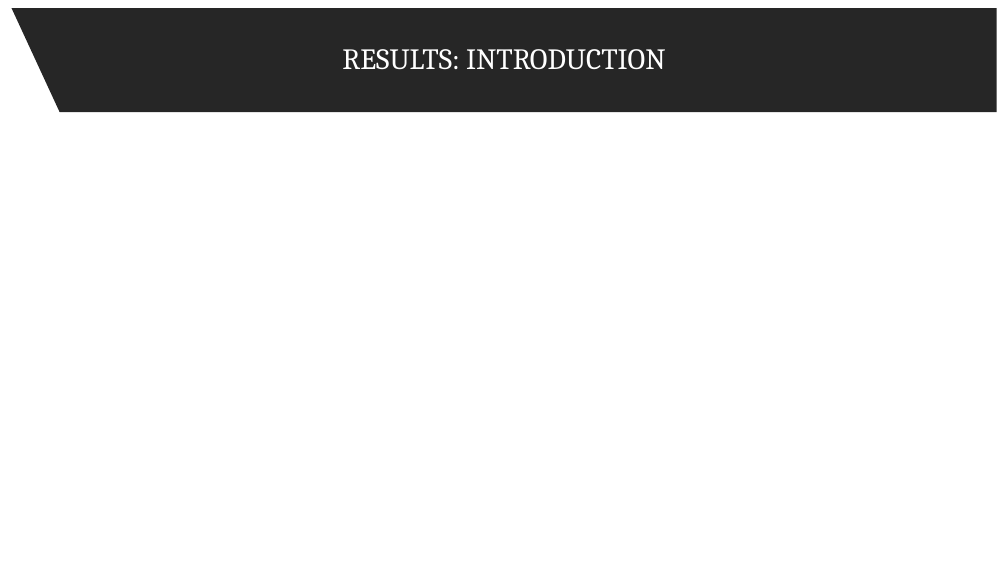
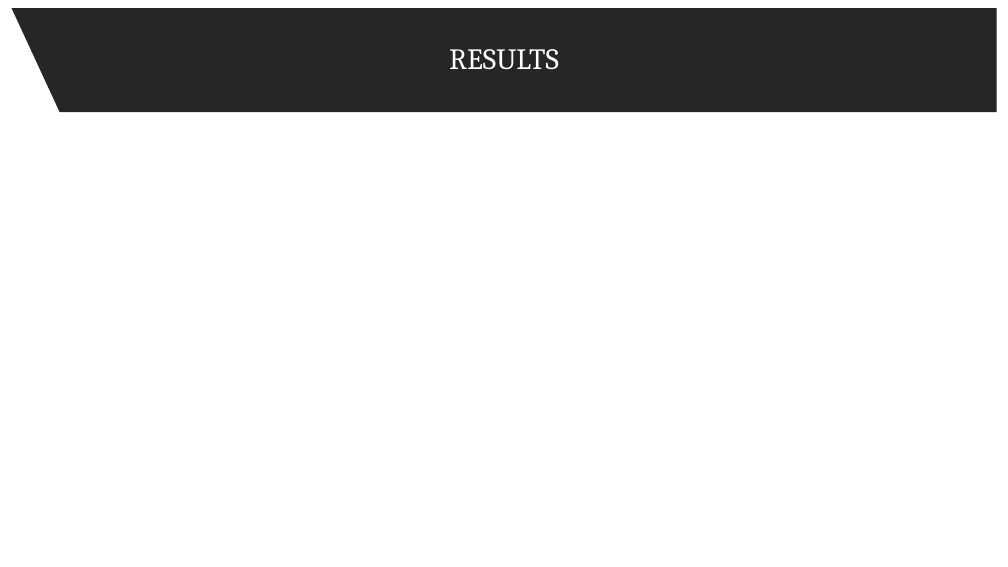
Before and after one commit to spbisc97/covid-optimal-control, a slide deck: slide 15 of PowerPoint/Optimal control strategies to prevent the hospital beds collapse during COVID-19 outbreak.pptx. Drawn at 1008x567 pixels with LibreOffice and Linux fonts; fonts in the diff are those of the drawing; grey boxes stand for pictures. Boxes give left, top, right and bottom in pixels: in the first picture for what was removed or moved away, otherwise in the second. Text is boxed around its words. In the diff, an @@ line names an element or a change of style, - is before the commit and + after.

```diff
--- a/PowerPoint/Optimal control strategies to prevent the hospital beds collapse during COVID-19 outbreak.pptx
+++ b/PowerPoint/Optimal control strategies to prevent the hospital beds collapse during COVID-19 outbreak.pptx
@@ text in freeform shape at (x1=449, y1=49, x2=559, y2=69): text changed @@
-RESULTS: INTRODUCTION
+RESULTS
```
Also in this commit, not shown: 9 other slides changed, 3 slides removed, 1 other file.
